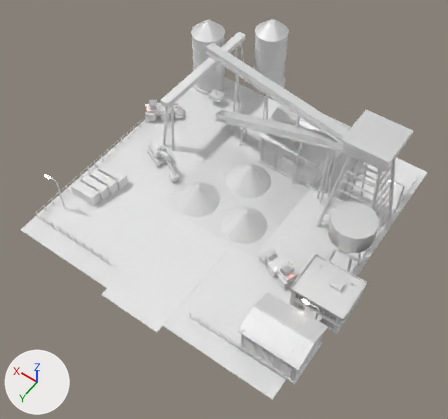
The FBX model Assets/Art/KayseriIsland/Models/Silver/Phase2/Depot_P2.fbx as it was, and as the next commit left it.
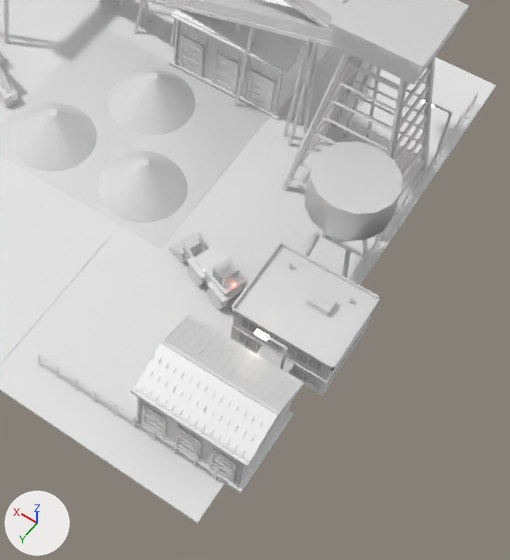
There are two pictures of each version: one whole from a camera (50 mm lens) standing at (-55.2, -47.6, 130.1) and looking at (-3.1, -120.5, 15.5), one close up on the part from 38% to 97% of the width and 30% to 100% of the height. The axes (+X, +Y, +Z) are drawn at lower left. The lights are the same throughout. The first two pictures are the older version. Where no turn or scale is listed for an object, it has been applied to the vertices. Vertices at exactly the same position are counted once.

In view in the first close-up: 'Depot.ConvB', 'Depot.ConvMain', 'Depot.Hopper', 'Depot.Lamp0', 'Depot.Loader2', 'Depot.Office', 'Depot.Pile0', 'Depot.Pile1', 'Depot.Pile2', 'Depot.Shed1', 'Depot.Shed2', 'Depot.Tower', 'Depot.Yard' and 5 more.
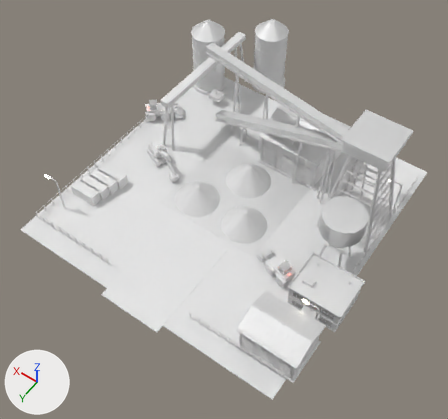
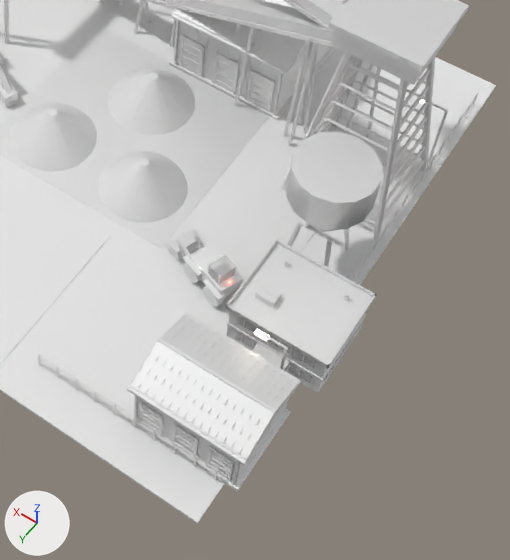
Pixel boxes (x1, y1, x2, y2) of what changed, in the close-ups (510 x 560 px; the box of a moved part takes in the faces that stretch with it):
'Depot.Shed2', moved
    before: (130, 314, 304, 494)
    after: (127, 312, 301, 491)
'Depot.Office', reshaped, moved
    before: (230, 241, 381, 396)
    after: (226, 239, 376, 393)
'Depot.Hopper', moved
    before: (305, 141, 402, 278)
    after: (286, 132, 382, 268)
'Depot.Loader2', moved
    before: (169, 232, 249, 309)
    after: (165, 229, 245, 307)
'Depot.Lamp0', moved
    before: (422, 100, 452, 164)
    after: (420, 99, 448, 162)
part 1 of me_depot_office_001, moved or reshaped
    before: (306, 287, 337, 316)
    after: (255, 283, 282, 308)

The change, as a list of edits to the scene's bpy script:
```text
Change me_depot_office_001:
    where me_depot_office_001.from_pydata(...)  # 384 vertices, 600 faces; spans x -6.4..6.4, y -5.4..6.5, z 0.0..7.84
    used by ob_depot_office; location = (-33.5, -116.1, 9.3)
    me_depot_office_001 part 1: the loose piece of 8 vertices spanning x -2.69..0.04, y -2.1..-0.13, z 6.92..7.78 is scaled about its middle by (0.849, 0.849, 1), then moved by (4.63, 2.7, 0.0)
Change ob_depot_hopper:
    ob_depot_hopper.location: (-31.9, -127.3, 9.3) -> (-29.5, -127.3, 9.3)
Change ob_depot_loader2:
    ob_depot_loader2.location: (-22.2, -116.6, 9.3) -> (-21.7, -116.6, 9.3)
Change ob_depot_shed2:
    ob_depot_shed2.location: (-31.0, -101.7, 9.3) -> (-30.6, -101.7, 9.3)
Change ob_depot_office:
    ob_depot_office.location: (-33.5, -116.1, 9.3) -> (-32.9, -116.1, 9.3)
Change ob_depot_lamp0:
    ob_depot_lamp0.location: (-35.0, -148.0, 9.3) -> (-34.4, -148.0, 9.3)
```
